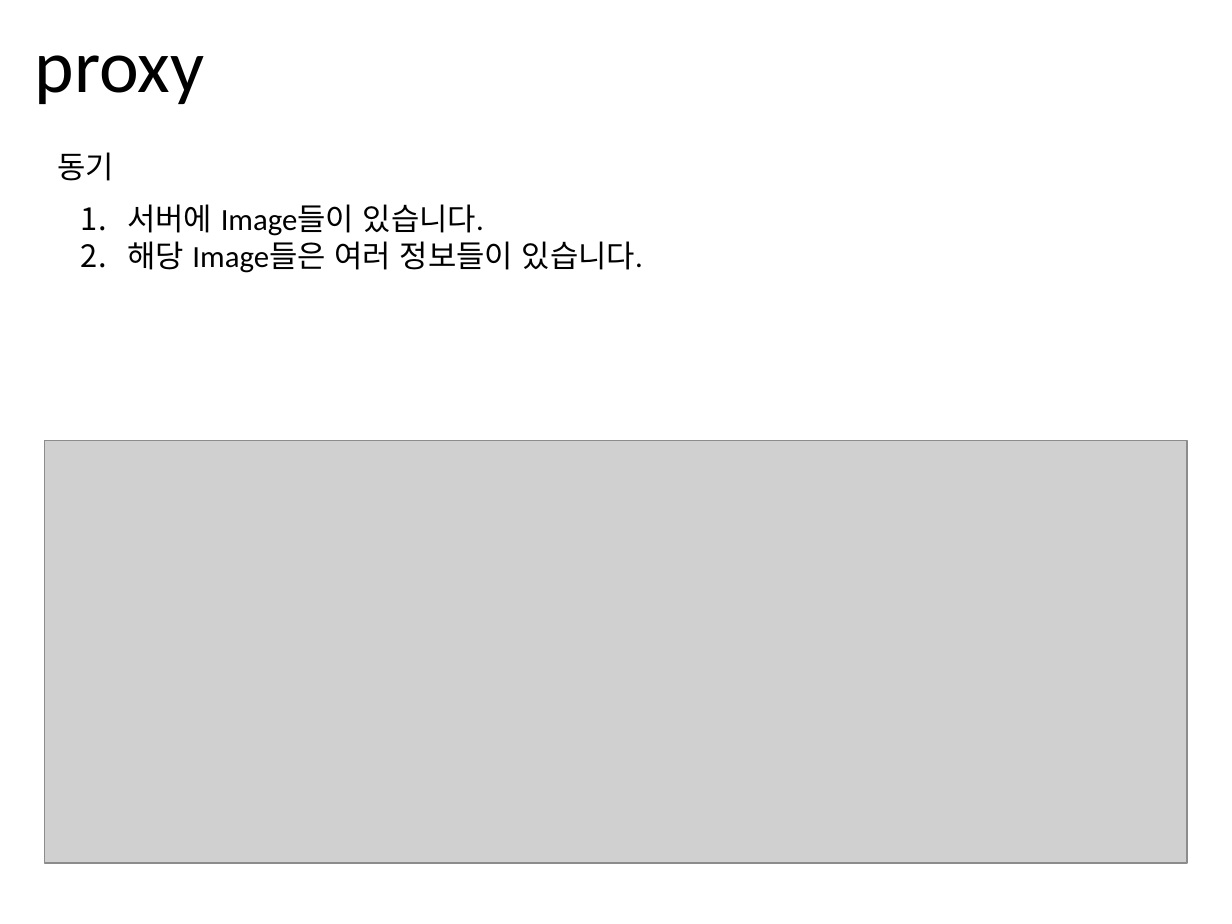
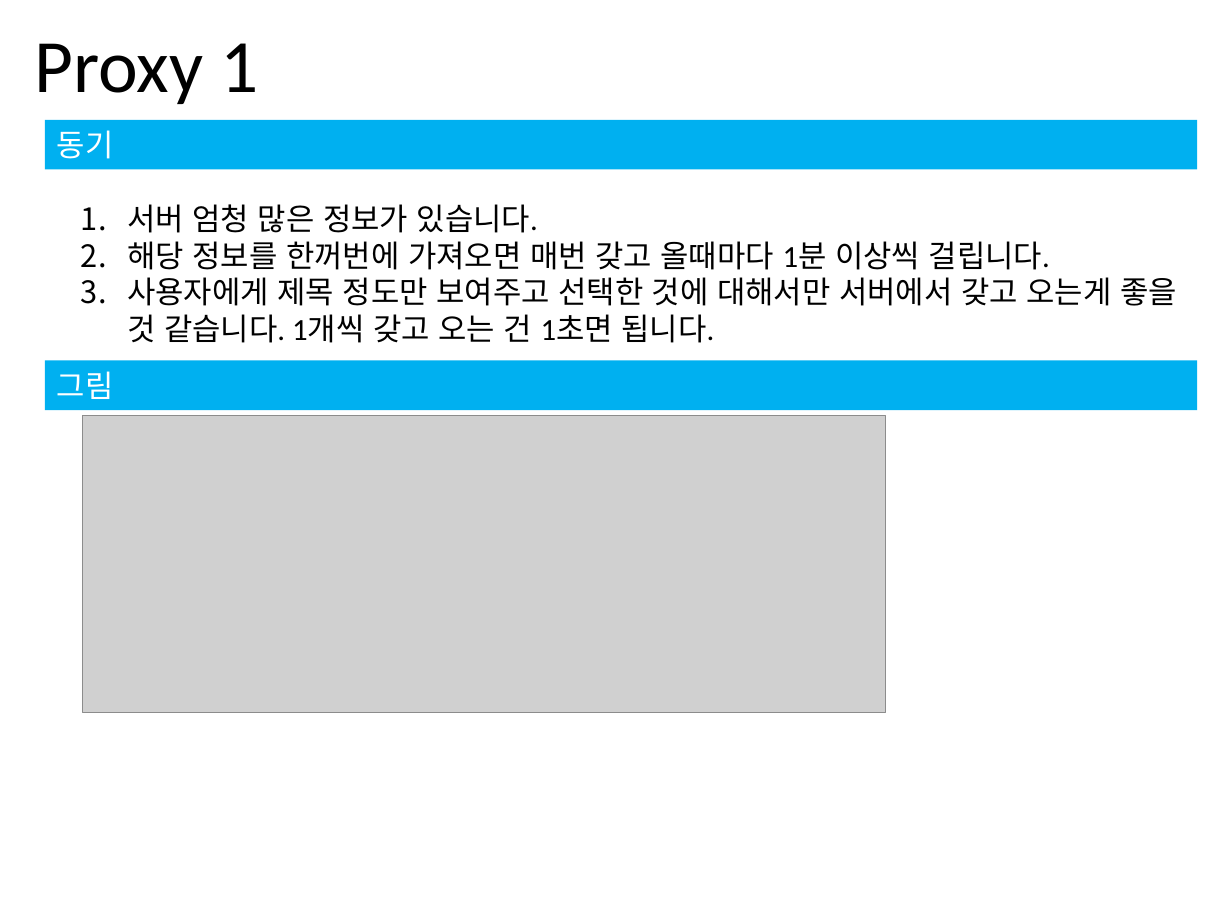
Before and after one commit to yiwonjae/Project_DesignPatternsInCSharp, a slide deck: slide 5 of Designpattern정리.pptx (slide 3 before the commit). Drawn at 1232x924 pixels with LibreOffice and Linux fonts; fonts in the diff are those of the drawing; grey boxes stand for pictures. Boxes give left, top, right and bottom in pixels: in the first picture for what was removed or moved away, otherwise in the second. Text is boxed around its words. In the diff, an @@ line names an element or a change of style, - is before the commit and + after.

```diff
--- a/Designpattern정리.pptx
+++ b/Designpattern정리.pptx
@@ title at (35,43,259,104): text changed @@
-proxy
+Proxy 1
@@ rectangle "동기": place and size @@
-rectangle "동기" at (57,152,114,181)
+rectangle "동기" at (44,120,1196,169)
@@ rectangle "동기" at (44,120,1196,169): text colour #000000 to #FFFFFF; fill none to #00B0F0 @@
@@ text at (127,204,1177,343): text changed @@
-1. 서버에 Image들이 있습니다.
-2. 해당 Image들은 여러 정보들이 있습니다.
+1. 서버 엄청 많은 정보가 있습니다.
+2. 해당 정보를 한꺼번에 가져오면 매번 갖고 올때마다 1분 이상씩 걸립니다.
+3. 사용자에게 제목 정도만 보여주고 선택한 것에 대해서만 서버에서 갖고 오는게 좋을 것 같습니다. 1개씩 갖고 오는 건 1초면 됩니다.
@@ rectangle added at (44,361,1196,410), fill #00B0F0, 18 pt, text #FFFFFF @@
+그림
@@ picture: place and size @@
-picture at (44,441,1186,864)
+picture at (83,415,886,712)
```
Also in this commit, not shown: 5 slides added, 2 slides removed, 5 other files.
